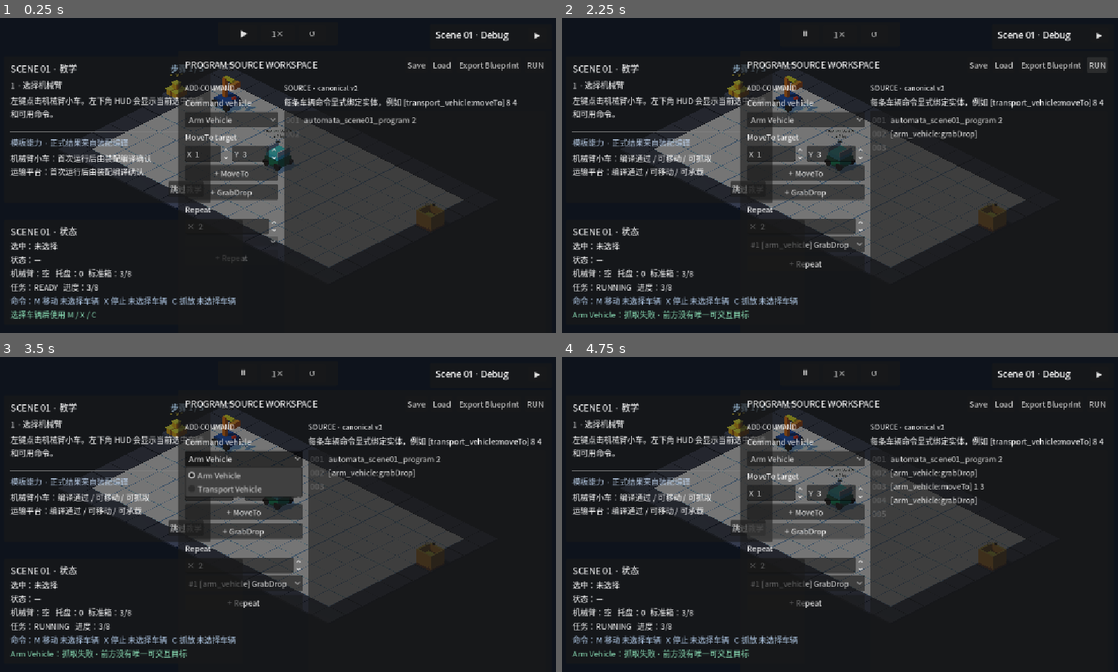
Above: before the commit, frames 1-4 (two rows, left to right).
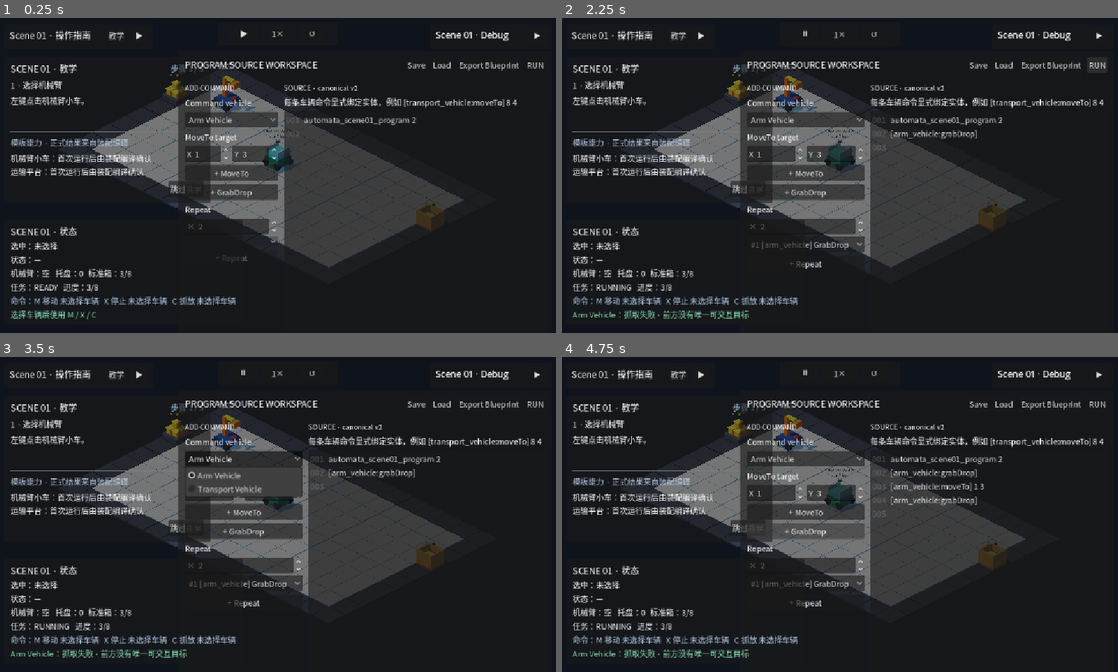
Above: after the commit, the same moments.

Repository: Ri0n72Y/automata
Game: Godot game, scene res://scenes/scene_01/scene_01_basic_packing.tscn
Same seed, same stepped clock (60 frames per second), same inputs: the game is played once before the commit and once after it.
Inputs:
- Up to frame 1 (0.25 s): no input
- Up to frame 2 (2.25 s): click "跳过教学" at 0.5 s; click "Export Blueprint" at 1.25 s; click "RUN" at 2 s
- Up to frame 3 (3.5 s): click "Arm Vehicle" at 2.75 s
- Up to frame 4 (4.75 s): click "+ MoveTo" at 3.5 s; click "+ GrabDrop" at 4.25 s

The runs differ from the first frame. In frame 1, 0.7% of the frame differs, in the area x 1-37%, y 3-32%; in frame 2, 1.3%, in the area x 1-37%, y 3-51%; in frame 3, 1.3%; in frame 4, 1.3%.
Error after the commit: Invalid access to property or key 'pressed' on a base object of type 'null instance'. (res://scripts/scene_01/scene_01_tutorial_ui.gd:16)

Commit message:
fix(scene-01): remove floating tutorial reopen button

Diff:
--- a/scenes/scene_01/components/scene_01_tutorial_ui.tscn
+++ b/scenes/scene_01/components/scene_01_tutorial_ui.tscn
@@ -88,13 +88,3 @@
 unique_name_in_owner = true
 layout_mode = 2
 text = "跳过教学"
-
-[node name="ReopenTutorialButton" type="Button" parent="RootControl"]
-unique_name_in_owner = true
-visible = false
-layout_mode = 0
-offset_left = 16.0
-offset_top = 82.0
-offset_right = 132.0
-offset_bottom = 118.0
-text = "打开教学"
